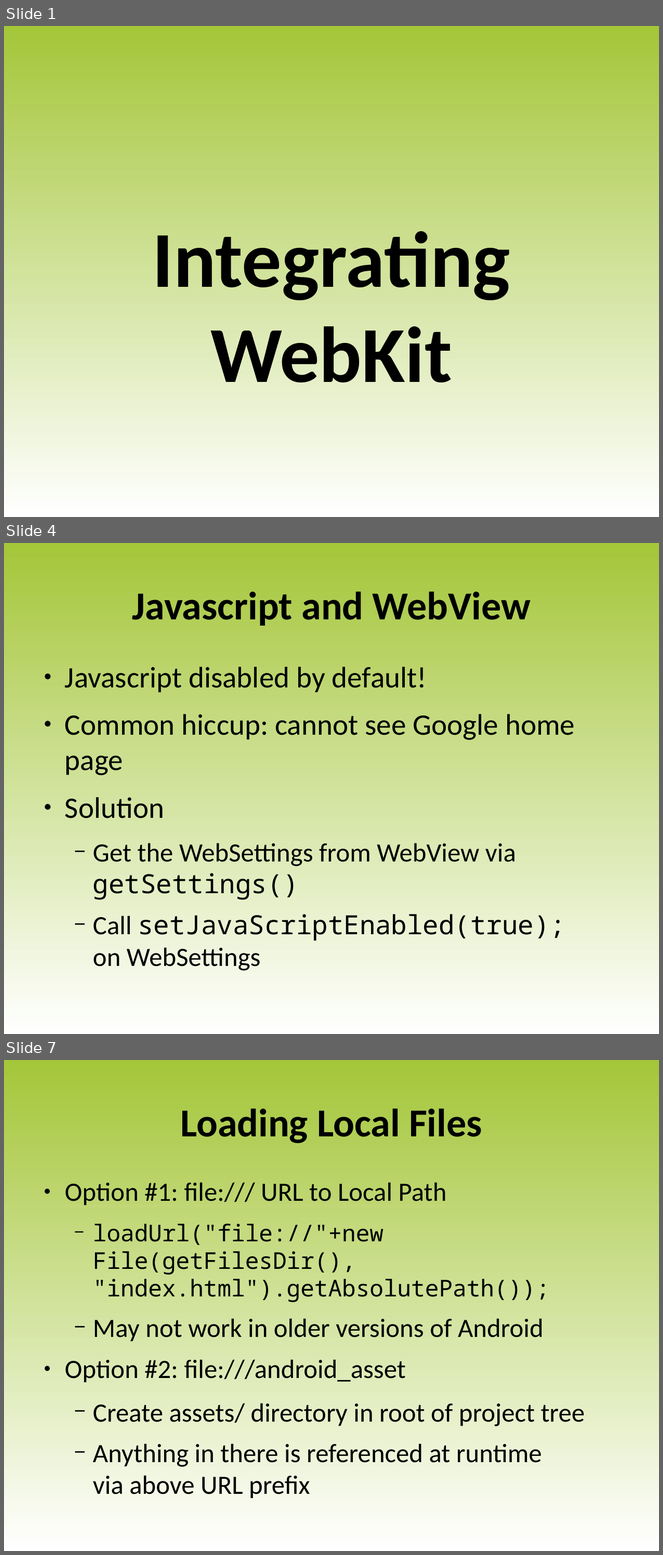
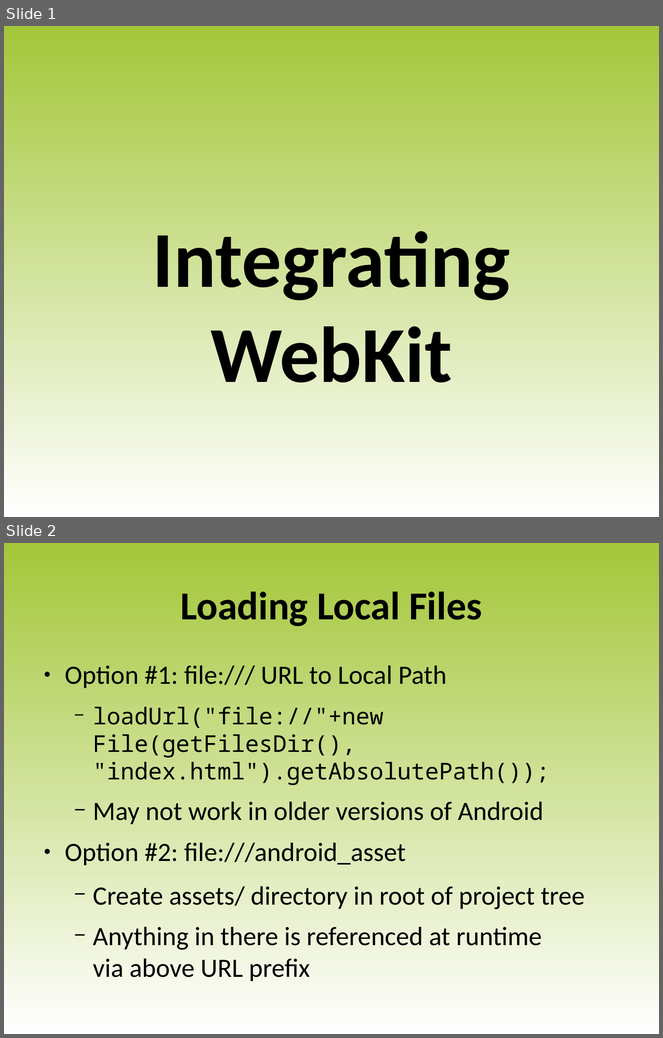
Before and after one commit to luigi-agosti/cw-courseware, a slide deck: XX-WebKit.odp. Shown one above the other, each under a label of ours: slides 1, 4 and 7 before the commit, slides 1 and 2 after it; the slides between them are not shown. The pictures are 663x1555 and 663x1038 pixels, drawn with LibreOffice and Linux fonts; fonts in the diff are those of the drawing; background and template pictures are left out. Boxes give left, top, right and bottom in pixels: in the first picture for what was removed or moved away, otherwise in the second. Text is boxed around its words. In the diff, an @@ line names an element or a change of style, - is before the commit and + after.

```diff
--- a/XX-WebKit.odp
+++ b/XX-WebKit.odp
@@ slide 4 removed at (4, 543, 659, 1034), background gradient #A4C639 to #FFFFFF @@
@@ title removed at (132, 591, 531, 626) @@
-Javascript and WebView
@@ text removed at (65, 667, 575, 971) @@
-● Javascript disabled by default!
-● Common hiccup: cannot see Google home page
-● Solution
-  − Get the WebSettings from WebView via getSettings()
-  − Call setJavaScriptEnabled(true);
-    on WebSettings
@@ what was slide 7 is now slide 2 @@
```
Also in this commit, not shown: 4 other slides removed.
